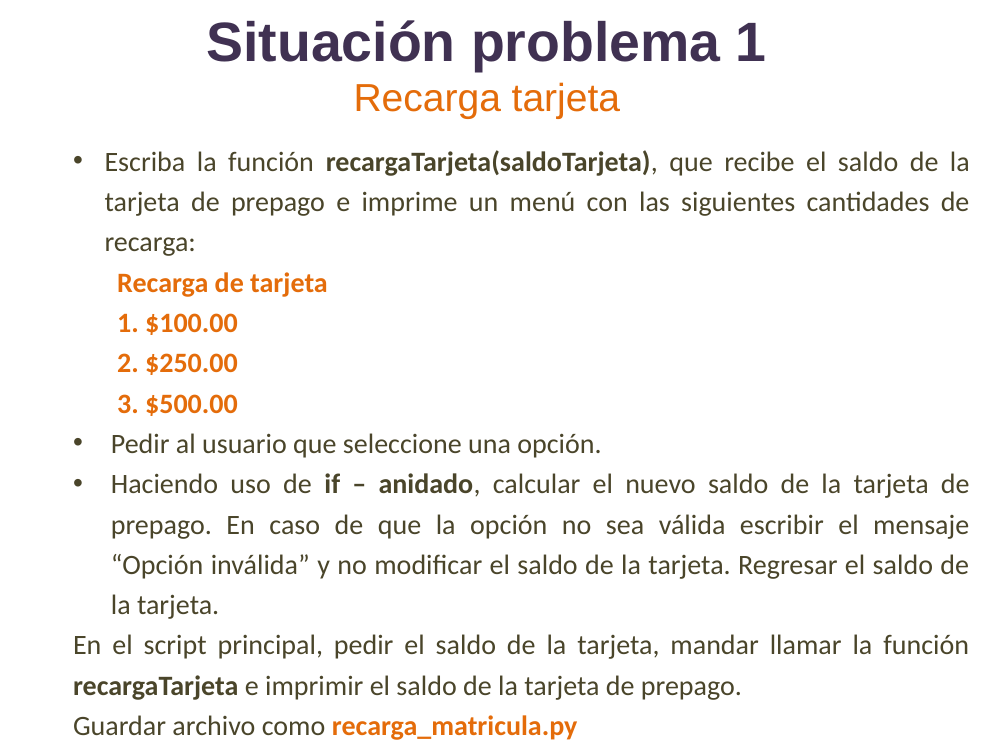
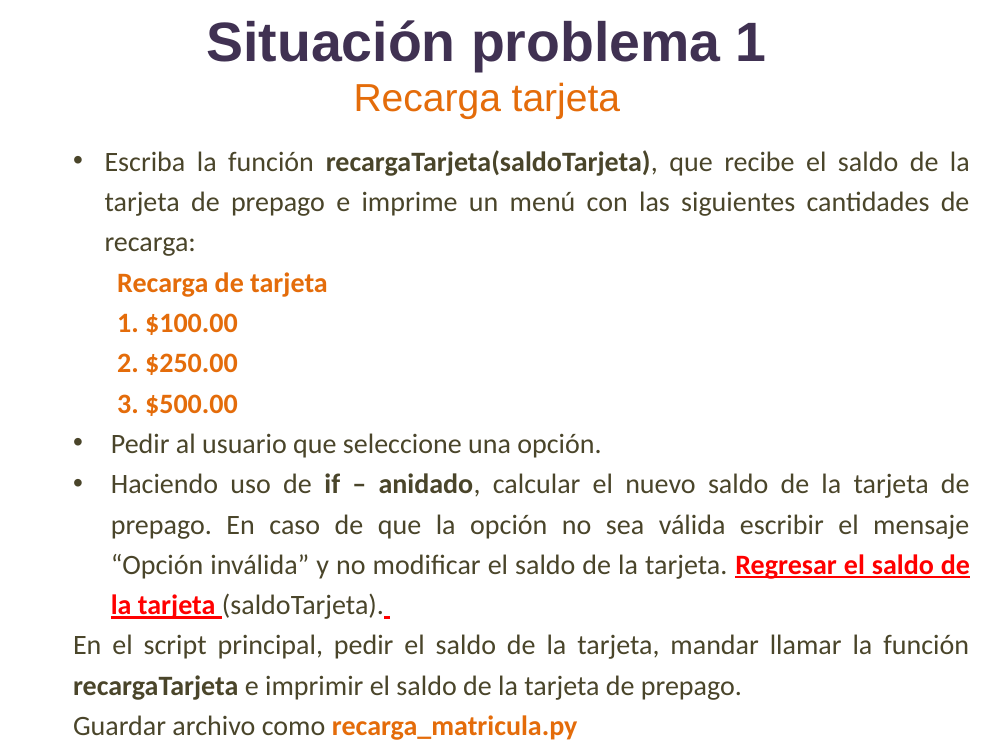
Before and after one commit to lizetheP/PensamientoC, a slide deck: slide 18 of Calendario2019/Presentaciones/Semana2/SITUACION1_F.pptx. Drawn at 1008x756 pixels with LibreOffice and Linux fonts; fonts in the diff are those of the drawing. Boxes give left, top, right and bottom in pixels: in the first picture for what was removed or moved away, otherwise in the second. Text is boxed around its words. In the diff, an @@ line names an element or a change of style, - is before the commit and + after.

```diff
--- a/Calendario2019/Presentaciones/Semana2/SITUACION1_F.pptx
+++ b/Calendario2019/Presentaciones/Semana2/SITUACION1_F.pptx
@@ text at <box>111,473,970,619</box>: text changed @@
-  • Haciendo uso de if – anidado, calcular el nuevo saldo de la tarjeta de prepago. En caso de que la opción no sea válida escribir el mensaje “Opción inválida” y no modificar el saldo de la tarjeta. Regresar el saldo de la tarjeta.
+  • Haciendo uso de if – anidado, calcular el nuevo saldo de la tarjeta de prepago. En caso de que la opción no sea válida escribir el mensaje “Opción inválida” y no modificar el saldo de la tarjeta. Regresar el saldo de la tarjeta (saldoTarjeta).
```
Also in this commit, not shown: 13 other slides changed, 9 other files.
